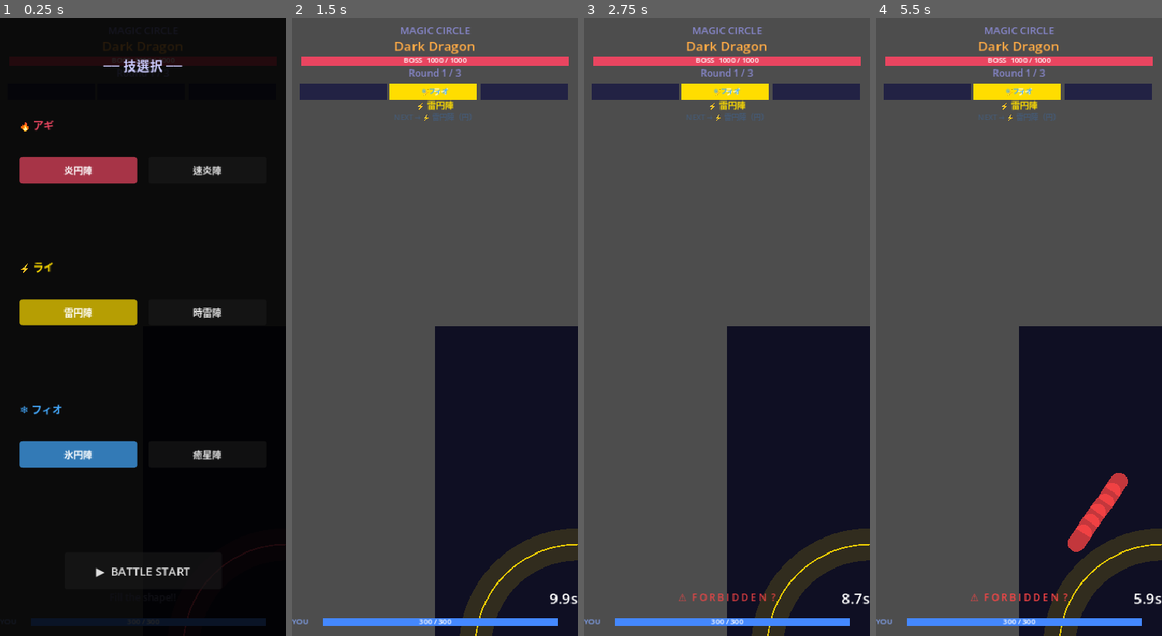
Above: before the commit, frames 1-4 (left to right).
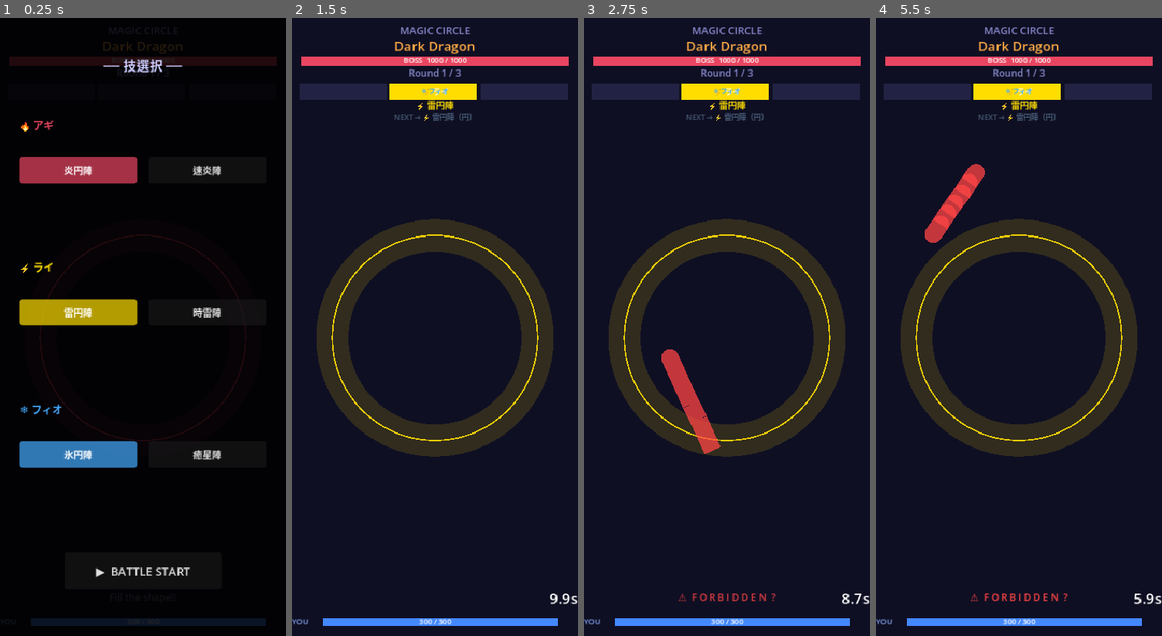
Above: after the commit, the same moments.

Repository: canoninfo01-arch/magic-circle-game-godot
Game: Godot game, scene res://scenes/BattleScene.tscn
The game is run twice, just before and just after one commit, with the same random seed, the same clock (stepped at 60 frames per second) and the same inputs.
Inputs (mouse positions are in pixels of both pictures, inside the frame that each line leads up to):
- Up to frame 1 (0.25 s): no input
- Up to frame 2 (1.5 s): click "▶ BATTLE START" at 0.5 s; tap Enter (ui_accept) at 1.25 s; move the mouse to (497, 296) at 1.27 s; click (497, 296) at 1.42 s
- Up to frame 3 (2.75 s): tap Enter (ui_accept) at 1.52 s; drag from (669, 357) to (712, 450) at 2.02 s
- Up to frame 4 (5.5 s): move the mouse to (1047, 191) at 2.77 s; click (1047, 191) at 2.92 s; drag from (1004, 450) to (933, 234) at 3.52 s; move the mouse to (1104, 419) at 4.27 s; click (1104, 419) at 4.42 s; tap Enter (ui_accept) at 4.52 s; drag from (933, 234) to (976, 172) at 5.02 s

The runs differ from the first frame. In frame 1, 0.2% of the frame differs, in the area x 50-100%, y 49-100%; in frame 2, 76%; in frame 3, 76%; in frame 4, 77%, in the area x 0-100%, y 0-100%.

Commit message:
fix: camera offset and Japanese font for web export
- Camera2D.position = (W/2, H/2) so world(0,0)-(W,H) maps to screen correctly
- await process_frame before get_viewport_rect() to ensure size is initialized
- CI: install fonts-noto-cjk and bundle jp_font.otf into project before export
- Apply font recursively to all Label/Button nodes via _apply_font()

Co-Authored-By: Claude Sonnet 4.6 <noreply@anthropic.com>

Diff:
--- a/scripts/BattleScene.gd
+++ b/scripts/BattleScene.gd
@@ -85,6 +85,7 @@
 # ━━━━━━━━━━━━━━━━━━━━━━━━━━━━━━━━━━━━━━━━━━━━━━━━━━━━━━━━━━━━━
 
 func _ready() -> void:
+	await get_tree().process_frame
 	var sz  = get_viewport_rect().size
 	W = sz.x; H = sz.y
 	tx = W / 2.0; ty = H / 2.0 + 15.0
@@ -99,15 +100,27 @@
 
 	_build_nodes()
 	_build_pre_select()
+
+	var jp_font = load("res://fonts/jp_font.otf")
+	if jp_font:
+		_apply_font(self, jp_font)
+
 	_show_pre_select()
 
 # ━━━━━━━━━━━━━━━━━━━━━━━━━━━━━━━━━━━━━━━━━━━━━━━━━━━━━━━━━━━━━
 # ノード構築
 # ━━━━━━━━━━━━━━━━━━━━━━━━━━━━━━━━━━━━━━━━━━━━━━━━━━━━━━━━━━━━━
+
+func _apply_font(node: Node, font: Font) -> void:
+	if node is Label or node is Button:
+		node.add_theme_font_override("font", font)
+	for child in node.get_children():
+		_apply_font(child, font)
 
 func _build_nodes() -> void:
 	# カメラ（シェイク用）
 	camera = Camera2D.new()
+	camera.position = Vector2(W / 2.0, H / 2.0)
 	add_child(camera)
 	camera.make_current()
 
Not shown, changed: .github/workflows/deploy.yml
